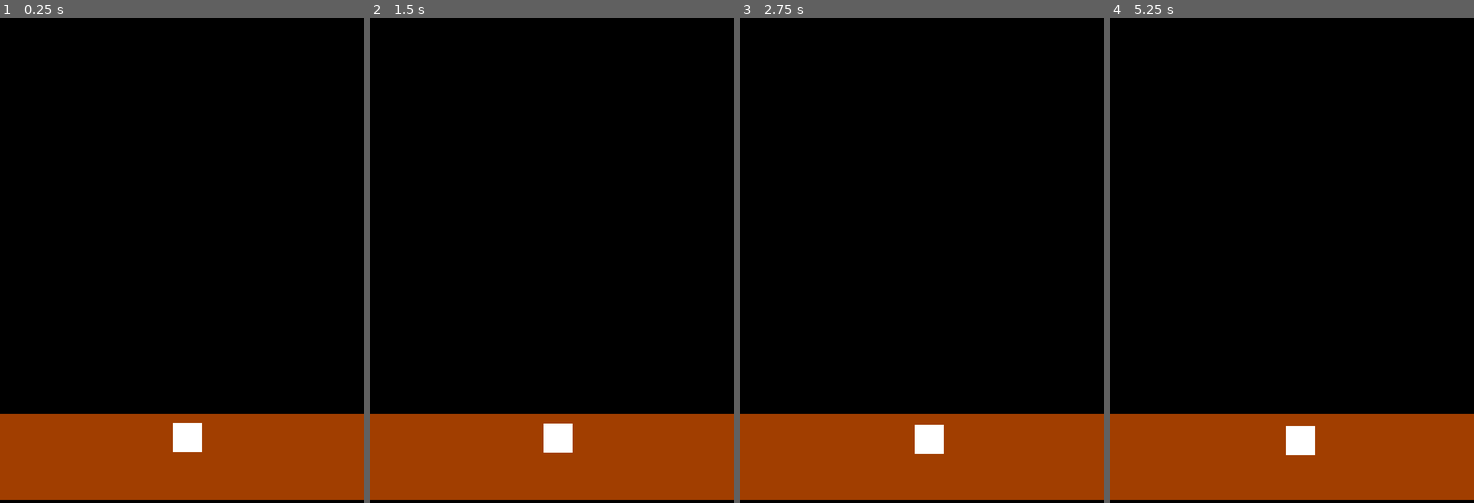
Above: before the commit, frames 1-4 (left to right).
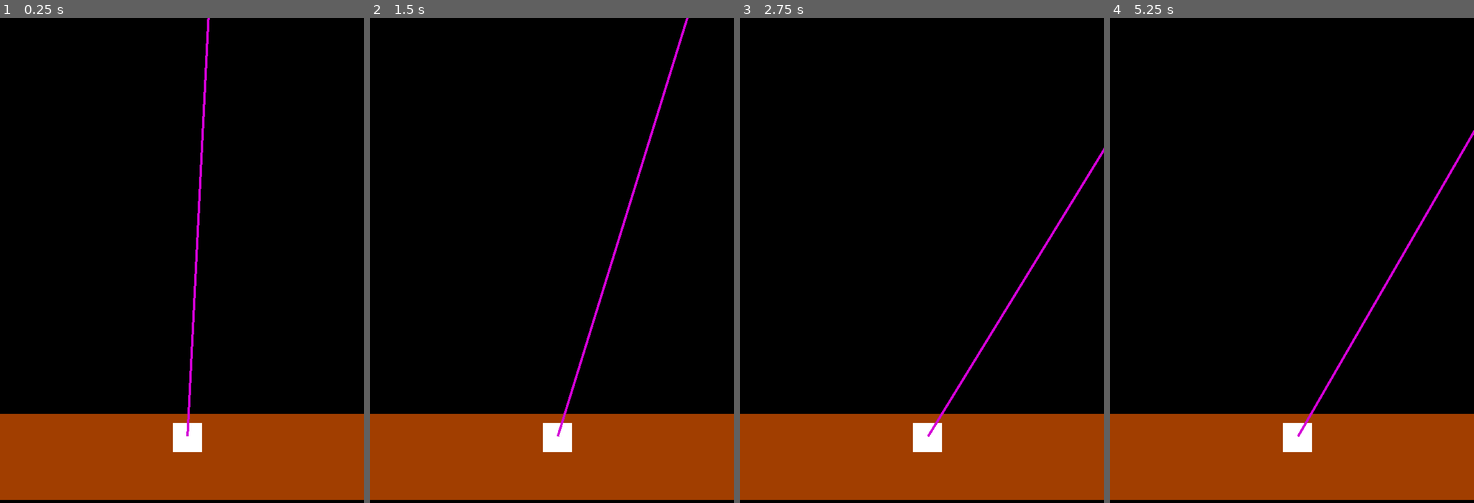
Above: after the commit, the same moments.

Repository: AndrewJDGalga/ggj2024
Game: Godot game, scene res://levels/testaj.tscn
Two runs of this game, one before a commit and one after it. Both use one fixed random seed, a clock stepped at 60 frames per second and the inputs below. The project has no main scene, so this scene is started directly.
Inputs:
- Up to frame 1 (0.25 s): no input
- Up to frame 2 (1.5 s): no input
- Up to frame 3 (2.75 s): no input
- Up to frame 4 (5.25 s): no input

The runs differ from the first frame. In frame 1, 0.6% of the frame differs, in the area x 51-58%, y 0-87%; in frame 2, 0.6%; in frame 3, 0.6%; in frame 4, 0.7%, in the area x 47-100%, y 23-91%.

Commit message:
left right automatic swing

Diff:
--- /dev/null
+++ b/entities/casting_line.gd
@@ -0,0 +1,15 @@
+extends Node2D
+
+@export var max_speed:float = 2
+@export var min_speed:float = 0.2
+@export var line_limit_degree:float = 45
+var horizontal_dir = 1
+
+
+func _physics_process(delta):
+	if rotation_degrees > line_limit_degree || rotation_degrees < -line_limit_degree:
+		horizontal_dir *= -1
+	self.rotation += min_speed * delta * horizontal_dir
+
+func swing():
+	pass
--- /dev/null
+++ b/entities/casting_line.tscn
@@ -0,0 +1,15 @@
+[gd_scene load_steps=3 format=3 uid="uid://p1fy2je586at"]
+
+[ext_resource type="Script" path="res://entities/casting_line.gd" id="1_4e6sv"]
+[ext_resource type="PackedScene" uid="uid://b6eadiimgwj4m" path="res://entities/fishing_lure.tscn" id="2_oy3vj"]
+
+[node name="casting_line" type="Node2D"]
+script = ExtResource("1_4e6sv")
+
+[node name="ColorRect" type="ColorRect" parent="."]
+offset_left = -2.0
+offset_top = -800.0
+offset_right = 2.0
+color = Color(0.831373, 0, 0.843137, 1)
+
+[node name="fishing_lure" parent="." instance=ExtResource("2_oy3vj")]
--- a/entities/curtis.gd
+++ b/entities/curtis.gd
@@ -1,16 +1 @@
 extends Area2D
-
-##amount of wobble while Curtis is sitting still
-@export var base_wobble:float = 2.0
-##amount curtis wobbles towards left or right while walking
-@export var walk_wobble:float = 4.0
-
-func _physics_process(delta):
-	random_wobble(base_wobble, delta)
-
-func random_wobble(max, dt):
-	self.position += Vector2(randf_range(0,max), randf_range(0,max)) * dt
-
-#random val between 0 and max
-#func get_random_val(max)->float:
-	#return
--- a/entities/curtis.tscn
+++ b/entities/curtis.tscn
@@ -1,7 +1,7 @@
 [gd_scene load_steps=4 format=3 uid="uid://crmbqldvypv24"]
 
 [ext_resource type="Script" path="res://entities/curtis.gd" id="1_7lmy5"]
-[ext_resource type="PackedScene" uid="uid://b6eadiimgwj4m" path="res://entities/fishing_lure.tscn" id="2_gos2j"]
+[ext_resource type="PackedScene" uid="uid://p1fy2je586at" path="res://entities/casting_line.tscn" id="2_4gt1u"]
 
 [sub_resource type="CircleShape2D" id="CircleShape2D_7g544"]
 radius = 24.0
@@ -18,4 +18,4 @@
 offset_right = 24.0
 offset_bottom = 24.0
 
-[node name="fishing_lure" parent="." instance=ExtResource("2_gos2j")]
+[node name="casting_line" parent="." instance=ExtResource("2_4gt1u")]
--- a/project.godot
+++ b/project.godot
@@ -20,6 +20,19 @@
 window/size/viewport_height=800
 window/stretch/mode="canvas_items"
 
+[input]
+
+action1={
+"deadzone": 0.5,
+"events": [Object(InputEventKey,"resource_local_to_scene":false,"resource_name":"","device":-1,"window_id":0,"alt_pressed":false,"shift_pressed":false,"ctrl_pressed":false,"meta_pressed":false,"pressed":false,"keycode":0,"physical_keycode":4194320,"key_label":0,"unicode":0,"echo":false,"script":null)
+]
+}
+action2={
+"deadzone": 0.5,
+"events": [Object(InputEventKey,"resource_local_to_scene":false,"resource_name":"","device":-1,"window_id":0,"alt_pressed":false,"shift_pressed":false,"ctrl_pressed":false,"meta_pressed":false,"pressed":false,"keycode":0,"physical_keycode":4194322,"key_label":0,"unicode":0,"echo":false,"script":null)
+]
+}
+
 [rendering]
 
 renderer/rendering_method="gl_compatibility"
